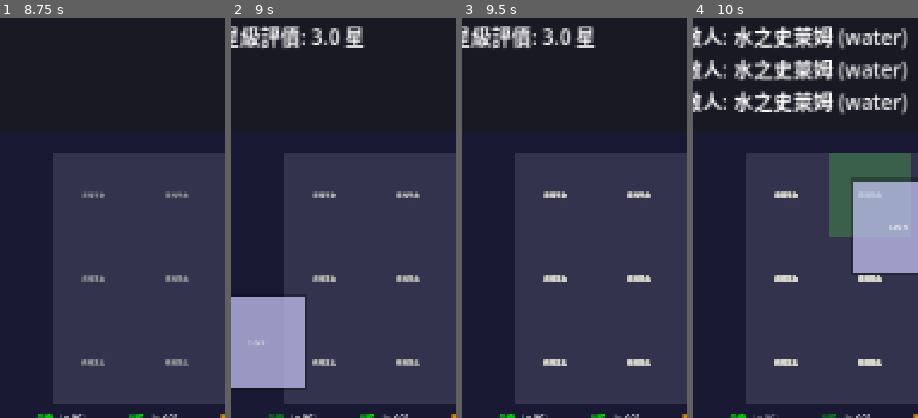
Above: before the commit, frames 1-4 (left to right).
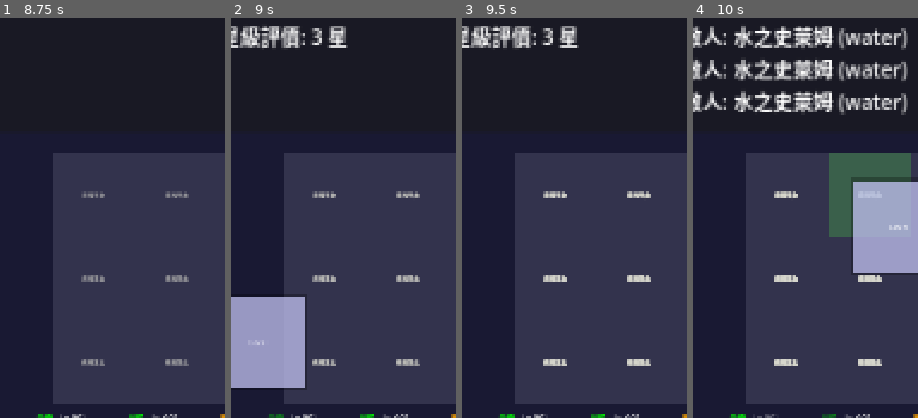
Above: after the commit, the same moments.

Repository: Chenredfish/Ninefold_Fate
Game: Godot game, scene res://main.tscn
The game is run twice, just before and just after one commit, with the same random seed, the same clock (stepped at 60 frames per second) and the same inputs.
Inputs (mouse positions are % of the whole screen's width and height, from its top left):
- Up to frame 1 (8.75 s): tap Enter (ui_accept) every 2.25 s from 0.5 to 7.25 s; drag from (19, 89) to (60, 28) at 0.52 s; drag from (39, 89) to (45, 70) at 1.27 s; move the mouse to (59, 89) at 2.02 s; tap 2 at 2.1 s; click (59, 89) at 2.17 s; drag from (19, 89) to (20, 35) at 2.77 s; drag from (39, 89) to (55, 50) at 3.52 s; drag from (59, 89) to (35, 25) at 4.27 s; move the mouse to (19, 89) at 5.02 s; tap R at 5.1 s; click (19, 89) at 5.17 s; drag from (39, 89) to (30, 55) at 5.77 s; drag from (59, 89) to (60, 28) at 6.52 s; drag from (19, 89) to (45, 70) at 7.27 s; move the mouse to (39, 89) at 8.02 s; tap 1 at 8.1 s; click (39, 89) at 8.17 s
- Up to frame 2 (9 s): tap Enter (ui_accept) at 8.75 s; drag from (13, 79) to (20, 35) at 8.77 s
- Up to frame 3 (9.5 s): no input
- Up to frame 4 (10 s): drag from (33, 79) to (55, 50) at 9.52 s
The pictures show only the part of the screen within x 11-61%, y 25-75%; the shares and areas given below are measured in that part.

Frame 1 is identical in both runs. In frame 2, 0.8% of the frame differs, in the area x 40-60%, y 2-8%; in frame 3, 0.8%; in frame 4, nothing differs.
Error in both runs: Invalid call. Nonexistent function 'cancel_drag' in base 'Node (DragDropManager.gd)'. (res://scripts/ui/DraggableTile.gd:235)

Commit message:
Feat: 關卡星數改從 SaveManager 讀取
LevelTile 的 star_rating 從 SaveManager progress.levels[id].stars 讀取，
level_selection 星級評價顯示同步改用 SaveManager 資料。

Co-Authored-By: Claude Sonnet 4.6 <noreply@anthropic.com>

Diff:
--- a/scripts/scenes/level_selection.gd
+++ b/scripts/scenes/level_selection.gd
@@ -219,8 +219,9 @@
 		detail_text += "敵人: " + str(enemy_name) + " (" + str(enemy_element) + ")\n"
 
 	#如果是通過關卡就顯示星級評價
-	if level_data.get("unlock_status", "locked") == "completed":
-		detail_text += "星級評價: " + str(level_data.get("star_rating", 0)) + " 星\n"
+	if status == "completed":
+		var stars: int = SaveManager.get_value("progress.levels." + level_id + ".stars", 0)
+		detail_text += "星級評價: " + str(stars) + " 星\n"
 
 	var label = level_detail_panel.get_child(0)
 	label.text = detail_text
--- a/scripts/ui/tiles/LevelTile.gd
+++ b/scripts/ui/tiles/LevelTile.gd
@@ -430,7 +430,4 @@
 	else:
 		print("[LevelTile] 警告：關卡資料缺少 difficulty 欄位，使用預設值 'normal'")
 
-	if level_data.has("star_rating"):
-		star_rating = level_data["star_rating"]
-	else:
-		print("[LevelTile] 警告：關卡資料缺少 star_rating 欄位，使用預設值 0")
+	star_rating = save_level.get("stars", 0)
